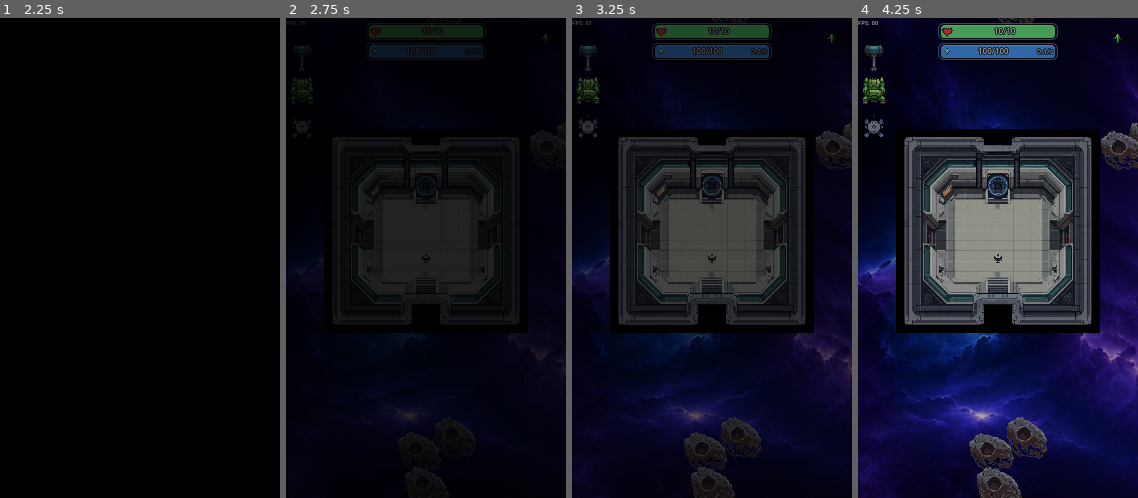
Above: before the commit, frames 1-4 (left to right).
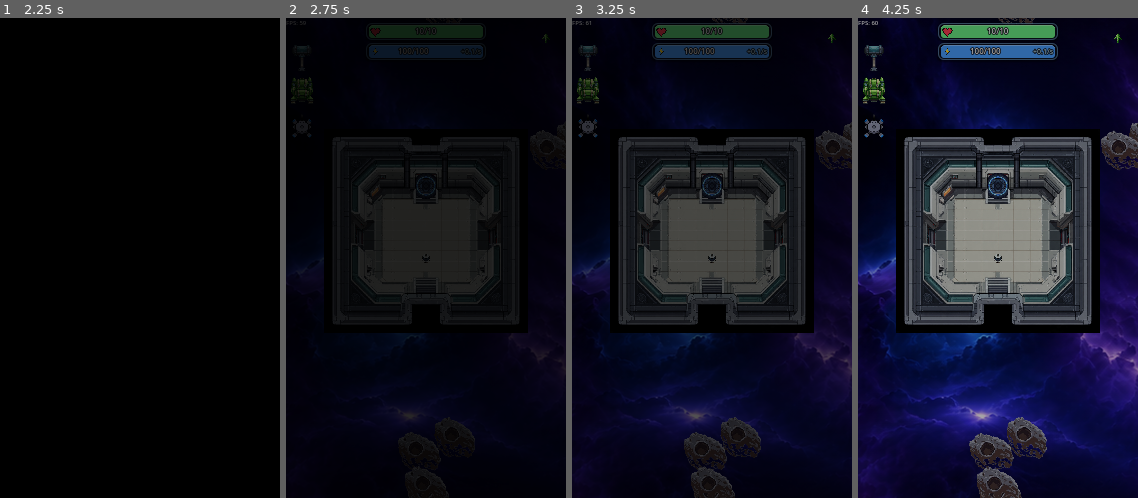
Above: after the commit, the same moments.

Repository: wildane/ShootingStar
Game: Godot game, scene res://scene/main_menu/main_menu.tscn
The game is run twice, just before and just after one commit, with the same random seed, the same clock (stepped at 60 frames per second) and the same inputs.
Inputs (mouse positions are in pixels of both pictures, inside the frame that each line leads up to):
- Up to frame 1 (2.25 s): tap Enter at 0.5, 0.6 s; move the mouse to (201, 234) at 0.52 s; hold Right 0.53-1.25 s; click (201, 234) at 0.67 s; tap Space at 0.77 s; drag from (84, 282) to (126, 354) at 1.27 s; move the mouse to (140, 186) at 2.02 s; hold Right from 2.03 s (still down); tap Backspace at 2.1 s; click (140, 186) at 2.17 s
- Up to frame 2 (2.75 s): keep holding Right
- Up to frame 3 (3.25 s): release Right at 2.75 s; drag from (698, 354) to (770, 234) at 2.77 s
- Up to frame 4 (4.25 s): move the mouse to (1082, 330) at 3.52 s; hold Left from 3.53 s (still down); tap Ctrl at 3.6 s; tap Space at 3.77 s

Frame 1 is identical in both runs. In frame 2, 0.1% of the frame differs, in the area x 40-64%, y 1-8%; in frame 3, 0.3%; in frame 4, 0.4%.

Commit message:
Tengah teks HP dan tunjuk +kadar regen tenaga
🤖 Generated with Codebuff
Co-Authored-By: Codebuff <noreply@codebuff.com>

Diff:
--- a/scene/ui/HpBar.gd
+++ b/scene/ui/HpBar.gd
@@ -224,9 +224,11 @@
 		_kanan_semasa = kanan
 		_teks_kanan.text = kanan
 		_teks_kanan.visible = kanan != ""
-		var simpanan := _lebar_teks_kanan(kanan)
-		# Hanya teks yang dibuat ruang; bar kekal penuh di belakang
-		_teks.offset_right = -jidar - simpanan
+
+	# Teks utama kekal di tengah bar (beri ruang jika ada label kanan)
+	var simpanan := _lebar_teks_kanan(_kanan_semasa)
+	_teks.offset_left = jidar
+	_teks.offset_right = -jidar - simpanan
 
 	var nisbah_baru := clampf(nisbah, 0.0, 1.0)
 	if is_equal_approx(nisbah_baru, _nisbah_semasa):
--- a/scene/ui/PlayerHpHud.gd
+++ b/scene/ui/PlayerHpHud.gd
@@ -49,4 +49,4 @@
 		var tenaga_semasa: int = max(int(round(tenaga.tenaga)), 0)
 		var tenaga_maks: int = max(int(round(tenaga.max_energy)), 1)
 		var kadar: float = tenaga.pulih_sesaat if ("pulih_sesaat" in tenaga) else 0.0
-		_bar_tenaga.tetapkan(float(tenaga_semasa) / float(tenaga_maks), "%d/%d" % [tenaga_semasa, tenaga_maks], "%.1f/s" % kadar)
+		_bar_tenaga.tetapkan(float(tenaga_semasa) / float(tenaga_maks), "%d/%d" % [tenaga_semasa, tenaga_maks], "+%.1f/s" % kadar)
